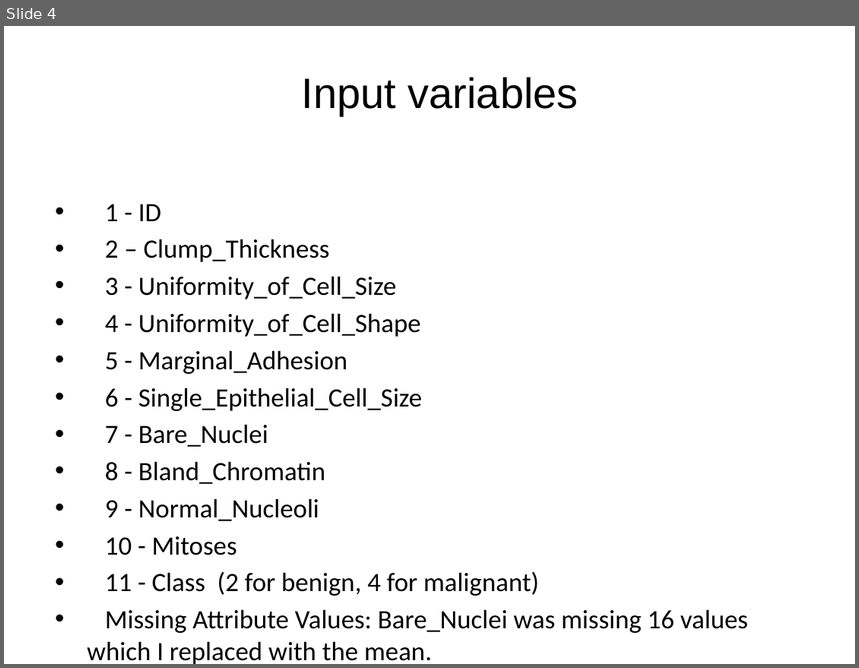
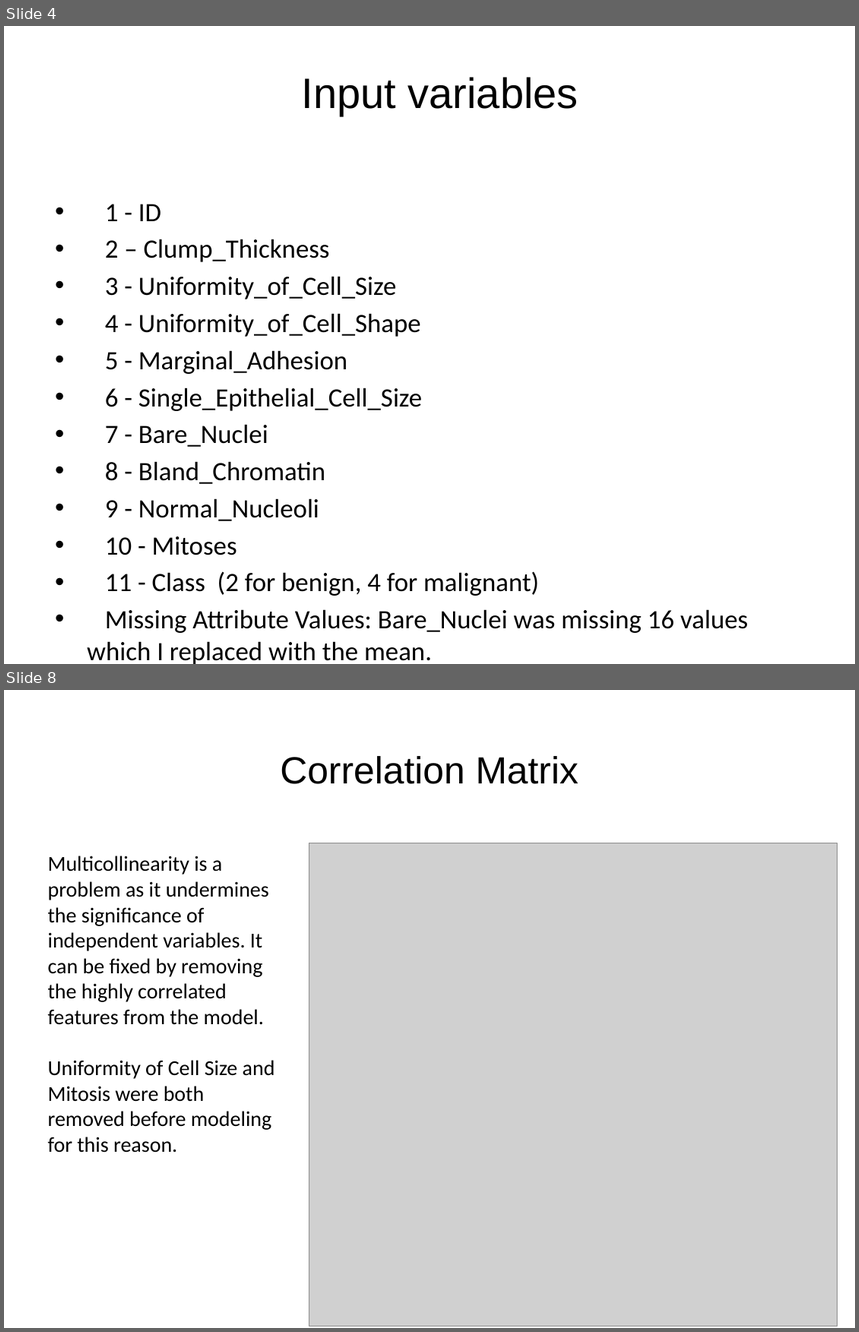
Before and after one commit to delwester/Springboard, a slide deck: Capstone3/Capstone3_FinalPres.pptx. Shown one above the other, each under a label of ours: slide 4 before the commit, slides 4 and 8 after it; the slides between them are not shown. The pictures are 859x668 and 859x1332 pixels, drawn with LibreOffice and Linux fonts; fonts in the diff are those of the drawing; grey boxes stand for pictures. Boxes give left, top, right and bottom in pixels: in the first picture for what was removed or moved away, otherwise in the second. Text is boxed around its words. In the diff, an @@ line names an element or a change of style, - is before the commit and + after.

```diff
--- a/Capstone3/Capstone3_FinalPres.pptx
+++ b/Capstone3/Capstone3_FinalPres.pptx
@@ slide 8 added at (x1=4, y1=690, x2=855, y2=1328), background #FFFFFF @@
@@ title added at (x1=280, y1=756, x2=579, y2=784), 32 pt, text #000000 @@
+Correlation Matrix
@@ picture added at (x1=309, y1=844, x2=837, y2=1327) @@
@@ text added at (x1=48, y1=856, x2=275, y2=1153), 18 pt, text #000000 @@
+Multicollinearity is a problem as it undermines the significance of independent variables. It can be fixed by removing the highly correlated features from the model.
+Uniformity of Cell Size and Mitosis were both removed before modeling for this reason.
```
Also in this commit, not shown: 6 slides changed, 7 other slides added, 4 slides removed, 2 other files.
